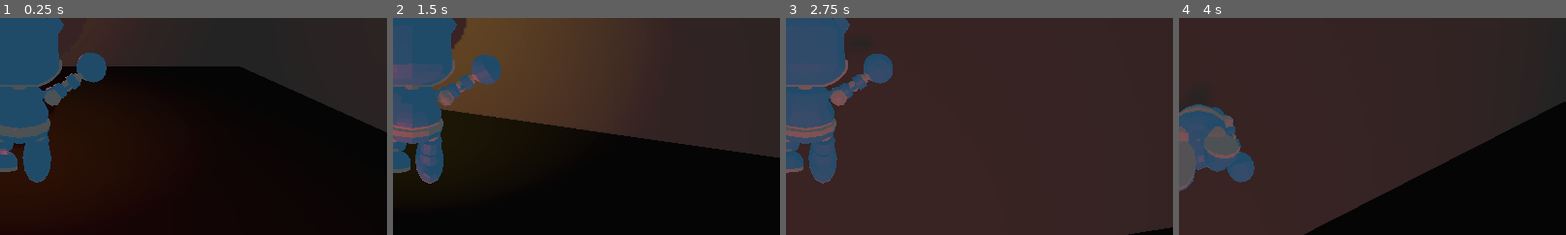
Above: before the commit, frames 1-4 (left to right).
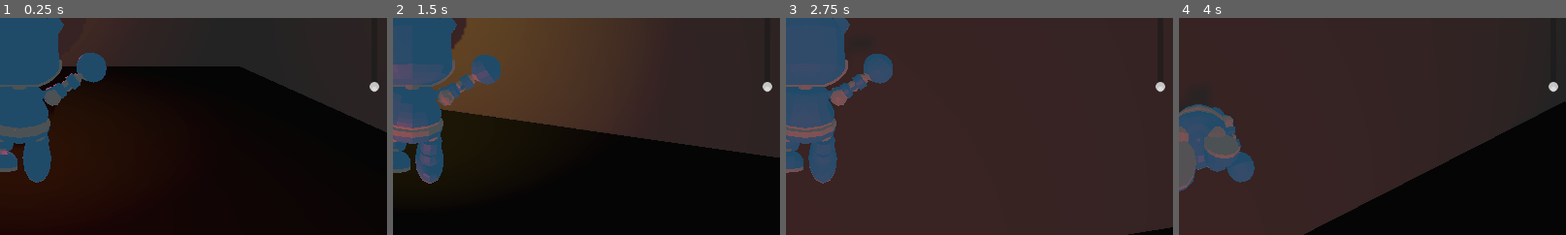
Above: after the commit, the same moments.

Repository: Sabertooth-Software/PirateSoftwareGameJam
Game: Godot game, scene res://Scenes/Levels/jack_test.tscn
Two runs of this game, one before a commit and one after it. Both use one fixed random seed, a clock stepped at 60 frames per second and the inputs below.
Inputs (mouse positions are % of the whole screen's width and height, from its top left):
- Up to frame 1 (0.25 s): no input
- Up to frame 2 (1.5 s): tap Enter (ui_accept) at 0.5 s; move the mouse to (55, 50) at 0.52 s; hold Up (ui_up) from 0.53 s (still down); tap E (interact) at 0.6 s; tap Space (jump) at 0.77 s; tap F (torch) at 0.8, 1.35 s; move the mouse to (45, 50) at 1.27 s
- Up to frame 3 (2.75 s): keep holding Up (ui_up); tap Space (jump) at 1.52 s; tap E (interact) at 1.55 s; move the mouse to (52, 48) at 2.02 s; click (52, 48) at 2.1 s; tap F (torch) at 2.3 s
- Up to frame 4 (4 s): keep holding Up (ui_up); move the mouse to (49, 52) at 2.77 s; tap Q (flare) at 2.85 s; tap Space (jump) at 3.02, 3.77 s; tap E (interact) at 3.05, 3.6 s; move the mouse to (57, 51) at 3.52 s; tap F (torch) at 3.8 s
The pictures show only the part of the screen within x 47-97%, y 50-100%; the shares and areas given below are measured in that part.

The runs differ from the first frame. In frame 1, less than 0.1% of the frame differs, in the area x 95-98%, y 29-34%; in frame 2, less than 0.1%; in frame 3, less than 0.1%; in frame 4, less than 0.1%.

Commit message:
Added dark tracker and meter to gui
Based on total lights on and in the level. The idea is that the more that are off, the harder it is to navigate the labyrinth

Diff:
--- /dev/null
+++ b/Scenes/Assets/UI/DarkMeter.gd
@@ -0,0 +1,10 @@
+extends VSlider
+
+
+func _ready():
+	DarkTracker.dark_changed.connect(_on_dark_changed)
+
+
+func _on_dark_changed():
+	max_value = DarkTracker.torches_total
+	value = DarkTracker.torches_on
--- a/Scenes/Assets/UI/gui.tscn
+++ b/Scenes/Assets/UI/gui.tscn
@@ -1,7 +1,8 @@
-[gd_scene load_steps=3 format=3 uid="uid://br8wib1cosk8a"]
+[gd_scene load_steps=4 format=3 uid="uid://br8wib1cosk8a"]
 
 [ext_resource type="PackedScene" uid="uid://b65c40r6al0qi" path="res://Scenes/Assets/UI/paper_ui.tscn" id="1_ovvy7"]
 [ext_resource type="PackedScene" uid="uid://dbcc1vdifu82i" path="res://Scenes/Assets/UI/interactable_ui.tscn" id="2_mbl80"]
+[ext_resource type="Script" path="res://Scenes/Assets/UI/DarkMeter.gd" id="3_4cp6b"]
 
 [node name="GUI" type="CanvasLayer"]
 
@@ -9,3 +10,17 @@
 visible = false
 
 [node name="InteractableUI" parent="." instance=ExtResource("2_mbl80")]
+
+[node name="VSlider" type="VSlider" parent="."]
+anchors_preset = 6
+anchor_left = 1.0
+anchor_top = 0.5
+anchor_right = 1.0
+anchor_bottom = 0.5
+offset_left = -98.0
+offset_top = -110.0
+offset_bottom = 111.0
+grow_horizontal = 0
+grow_vertical = 2
+step = 0.0
+script = ExtResource("3_4cp6b")
--- a/Scenes/Assets/light.gd
+++ b/Scenes/Assets/light.gd
@@ -16,11 +16,16 @@
 func interact(_originator):
 	Lit = !Lit
 	if Lit == false:
+		DarkTracker.change_on(-1)
 		fireLight.light_energy = 0
 		fireParts.emitting = false;
 	else:
+		DarkTracker.change_on(1)
 		fireLight.light_energy = 2
 		fireParts.emitting = true;
+func _ready():
+	DarkTracker.add_torch(Lit)
+
 func _process(delta):
 	if Lit:
 		lightTics -= delta
--- /dev/null
+++ b/Scripts/AutoLoad/dark_tracker.gd
@@ -0,0 +1,18 @@
+extends Node
+
+
+var torches_total = 0.0
+var torches_on = 0.0
+var torches_percent : float
+
+signal dark_changed
+
+func add_torch(on: bool):
+	torches_total+=1
+	if on:
+		torches_on +=1
+
+func change_on(num:int):
+	torches_on +=num
+	torches_percent = torches_on/torches_total
+	dark_changed.emit()
--- a/project.godot
+++ b/project.godot
@@ -21,6 +21,7 @@
 UiActions="*res://Scripts/AutoLoad/ui_actions.gd"
 PaperManager="*res://Scripts/AutoLoad/paper_manager.gd"
 InteractableEvents="*res://Scripts/AutoLoad/interactable_events.gd"
+DarkTracker="*res://Scripts/AutoLoad/dark_tracker.gd"
 
 [input]
 
